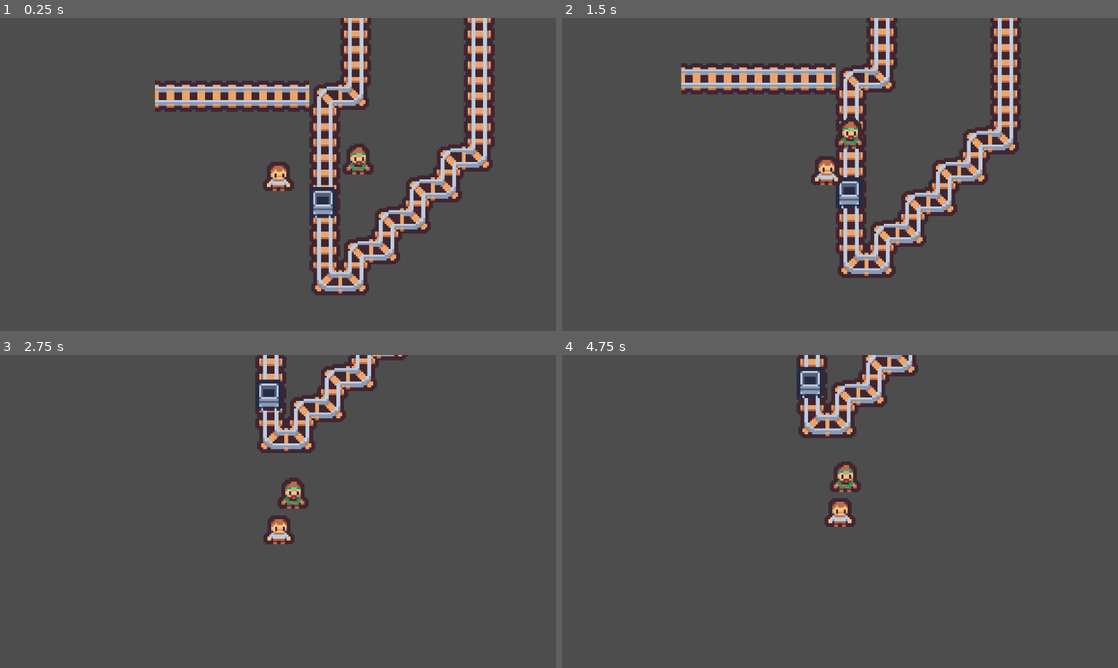
Above: before the commit, frames 1-4 (two rows, left to right).
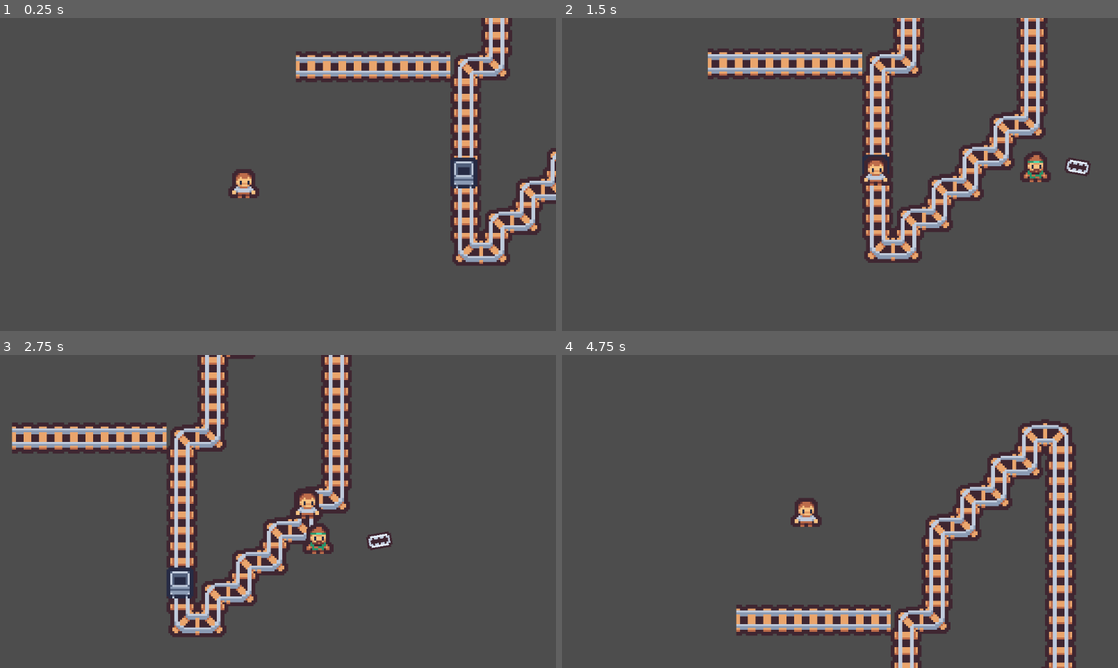
Above: after the commit, the same moments.

Repository: Simon-Hubert/BagneCart
Game: Godot game, scene res://scenes/main_scene.tscn
Two runs of this game, one before a commit and one after it. Both use one fixed random seed, a clock stepped at 60 frames per second and the inputs below.
Inputs:
- Up to frame 1 (0.25 s): no input
- Up to frame 2 (1.5 s): hold Right (Right) 0.53-1.28 s; tap E (Interact) at 0.6, 1.35 s; hold Down (Down) from 1.28 s (still down)
- Up to frame 3 (2.75 s): release Down (Down) at 2.03 s; hold Right (Right) from 2.03 s (still down); tap E (Interact) at 2.1 s
- Up to frame 4 (4.75 s): release Right (Right) at 2.78 s; hold Up (Up) 2.78-3.53 s; tap E (Interact) at 2.85, 3.6, 4.35 s; hold Left (Left) from 3.53 s (still down)

The runs differ from the first frame. In frame 1, 21% of the frame differs, in the area x 27-100%, y 0-89%; in frame 2, 19%; in frame 3, 18%; in frame 4, 17%.

Commit message:
[ADD] Import sprites and proto ennemy launches projectiles

Diff:
--- a/scenes/enemy.tscn
+++ b/scenes/enemy.tscn
@@ -50,6 +50,9 @@
 [sub_resource type="CircleShape2D" id="CircleShape2D_rsyu2"]
 radius = 14.0
 
+[sub_resource type="CircleShape2D" id="CircleShape2D_4ra3w"]
+radius = 80.0
+
 [node name="Node2D" type="CharacterBody2D"]
 script = ExtResource("1_614tr")
 enemies_type = Array[ExtResource("2_rsyu2")]([SubResource("Resource_n4lfa"), SubResource("Resource_rsyu2"), SubResource("Resource_batjq"), SubResource("Resource_hkdl5"), SubResource("Resource_bxvsj"), SubResource("Resource_40eh0"), SubResource("Resource_svqgc"), SubResource("Resource_gm5vn")])
@@ -67,6 +70,11 @@
 [node name="CollisionShape2D" type="CollisionShape2D" parent="AttackArea"]
 shape = SubResource("CircleShape2D_rsyu2")
 
+[node name="RangeAttackArea" type="Area2D" parent="."]
+
+[node name="CollisionShape2D" type="CollisionShape2D" parent="RangeAttackArea"]
+shape = SubResource("CircleShape2D_4ra3w")
+
 [node name="AttackTimer" type="Timer" parent="."]
 one_shot = true
 
@@ -74,4 +82,6 @@
 [connection signal="area_exited" from="AttackArea" to="." method="_on_attack_area_area_exited"]
 [connection signal="body_entered" from="AttackArea" to="." method="_on_attack_area_body_entered"]
 [connection signal="body_exited" from="AttackArea" to="." method="_on_attack_area_body_exited"]
+[connection signal="body_entered" from="RangeAttackArea" to="." method="_on_range_attack_area_body_entered"]
+[connection signal="body_exited" from="RangeAttackArea" to="." method="_on_range_attack_area_body_exited"]
 [connection signal="timeout" from="AttackTimer" to="." method="_reset_attack"]
--- /dev/null
+++ b/scenes/enemy_projectile.tscn
@@ -0,0 +1,27 @@
+[gd_scene load_steps=4 format=3 uid="uid://b5cyx65v4s8dx"]
+
+[ext_resource type="Script" uid="uid://doc243psvh6c0" path="res://scripts/ennemy_projectile.gd" id="1_e8ik0"]
+[ext_resource type="Texture2D" uid="uid://bsps8fndtvnd3" path="res://sprites/Projectile.png" id="1_lofwd"]
+
+[sub_resource type="RectangleShape2D" id="RectangleShape2D_e8ik0"]
+size = Vector2(8, 13)
+
+[node name="Node2D" type="RigidBody2D"]
+gravity_scale = 0.0
+angular_velocity = 34.906586
+angular_damp_mode = 1
+script = ExtResource("1_e8ik0")
+
+[node name="CollisionShape2D" type="CollisionShape2D" parent="."]
+shape = SubResource("RectangleShape2D_e8ik0")
+
+[node name="Sprite2D" type="Sprite2D" parent="."]
+texture = ExtResource("1_lofwd")
+
+[node name="LifeTimeTimer" type="Timer" parent="."]
+wait_time = 3.0
+one_shot = true
+autostart = true
+
+[connection signal="body_entered" from="." to="." method="_on_body_entered"]
+[connection signal="timeout" from="LifeTimeTimer" to="." method="_on_lifetime_ended"]
--- a/scenes/main_scene.tscn
+++ b/scenes/main_scene.tscn
@@ -24,7 +24,7 @@
 _friction = 2.0
 
 [node name="Player" parent="." instance=ExtResource("1_pw63i")]
-position = Vector2(1, 2)
+position = Vector2(-90, 21)
 motion_mode = 1
 _maxSpeed = 120.0
 
@@ -48,7 +48,7 @@
 [node name="DialogUI" parent="CanvasLayer" instance=ExtResource("10_6wevv")]
 
 [node name="Enemy" parent="." node_paths=PackedStringArray("player_ref", "cart_ref") instance=ExtResource("8_18nlu")]
-position = Vector2(43, -7)
+position = Vector2(131, 14)
 player_ref = NodePath("../Player")
 cart_ref = NodePath("../Cart")
 
--- a/scripts/Cart.gd
+++ b/scripts/Cart.gd
@@ -49,5 +49,5 @@
 ## To push the cart with a force
 ##
 ## @experimental not tested
-func push(force: Vector2) -> void:
-	_lin_speed += (force).normalized().dot(_rail_dir)
+func push(force: Vector2, strengh : float) -> void:
+	_lin_speed += (force).normalized().dot(_rail_dir) * strengh
--- a/scripts/Character/Enemy/enemy.gd
+++ b/scripts/Character/Enemy/enemy.gd
@@ -3,8 +3,12 @@
 const TILE_SIZE : int = 16
 const CART_AREA_NAME = "CartInteraction"
 
+const PROJECTILE_SCENE_PATH : String = "res://scenes/enemy_projectile.tscn"
+const PROJECTILE_SCENE : PackedScene = preload(PROJECTILE_SCENE_PATH)
+
 @onready var sprite = $Sprite2D
 @onready var attack_shape = $AttackArea/CollisionShape2D
+@onready var range_attack_shape = $RangeAttackArea/CollisionShape2D
 @onready var attack_timer = $AttackTimer
 
 @export_category("References")
@@ -13,6 +17,9 @@
 
 @export_category("Enemies types")
 @export var enemies_type : Array[enemy_data]
+
+@export_category("Parameter")
+@export var enemy_cart_push : float = 500
 
 var speed : float = 500
 var max_accel : float = 750
@@ -33,7 +40,8 @@
 	speed = data.speed
 	max_accel = data.max_accel
 	is_shooting = data.is_shooting
-	attack_shape.shape.radius = data.attack_ange
+	attack_shape.shape.radius = data.attack_close_range
+	range_attack_shape.shape.radius = data.attack_far_range
 	attack_timer.wait_time = data.attack_cooldown_timer
 
 func _process(_delta: float) -> void:
@@ -46,16 +54,32 @@
 	var dir_to_cart: Vector2 = (cart_ref.position - position).normalized()
 	direction = dir_to_player if distance_to_player < distance_to_cart else dir_to_cart
 
-	#Check if can hit, and to who
+	print(is_cart_in_range)
 	if can_attack:
+		if is_cart_in_range:
+			cart_ref.push(dir_to_cart, enemy_cart_push)
+			is_player_in_range = false
+			attack_timer.start()
+			can_attack = false
+			return
+
 		if is_player_in_range:
+			if is_shooting:
+				#range attack (spawn new projectile)
+				var newProjectile := PROJECTILE_SCENE.instantiate() as ennemy_projectile
+				get_tree().root.add_child(newProjectile)
+				newProjectile.position = global_position
+				newProjectile.projectile_owner = self
+				newProjectile.linear_velocity = dir_to_player
+
+				can_attack = false
+				return
+
+			#close attack
 			player_ref.hit(dir_to_player)
 			attack_timer.start()
 			can_attack = false
-		elif is_cart_in_range:
-			cart_ref.push(dir_to_cart * 10)
-			attack_timer.start()
-			can_attack = false
+
 
 func _physics_process(delta: float) -> void:
 	var targetVelocity = direction * speed
@@ -64,28 +88,33 @@
 	velocity.y = move_toward(velocity.y, targetVelocity.y, maxSpeedChange)
 	move_and_slide()
 
-func _on_attack_area_body_entered(body: Node2D) -> void:
-	if body is Player:
-		is_player_in_range = true
-
-	if body is Cart:
-		print("detect cart")
-		is_cart_in_range = true
-
-func _on_attack_area_body_exited(body: Node2D) -> void:
-	if body is Player:
-		is_player_in_range = false
-
+#Reset attack when timer ends
 func _reset_attack() -> void:
 	can_attack = true
 
+##Check if player is in range for close attack
+func _on_attack_area_body_entered(body: Node2D) -> void:
+	if body is Player && !is_shooting:
+		is_player_in_range = true
+##Check if player is NOT in range for close attack
+func _on_attack_area_body_exited(body: Node2D) -> void:
+	if body is Player && !is_shooting:
+		is_player_in_range = false
 
+##Check if cart is in range to be pushed
 func _on_attack_area_area_entered(area: Area2D) -> void:
 	if area.name == CART_AREA_NAME:
-		print("detect cart")
 		is_cart_in_range = true
-
+##Check if cart is NOT in range to be pushed
 func _on_attack_area_area_exited(area: Area2D) -> void:
 	if area.name == CART_AREA_NAME:
-		print("detect cart")
 		is_cart_in_range = false
+
+##Check if player is in range for range attack
+func _on_range_attack_area_body_entered(body: Node2D) -> void:
+	if body is Player && is_shooting:
+		is_player_in_range = true
+##Check if player is NOT in range for range attack
+func _on_range_attack_area_body_exited(body: Node2D) -> void:
+	if body is Player && is_shooting:
+		is_player_in_range = false
--- a/scripts/Character/Enemy/enemy_data.gd
+++ b/scripts/Character/Enemy/enemy_data.gd
@@ -3,6 +3,7 @@
 @export var tilemap_offset : Vector2
 @export var speed : float = 10.0
 @export var max_accel : float = 20.0
-@export var is_shooting : bool = false
-@export var attack_ange : float = 14.0
+@export var is_shooting : bool = true #false
+@export var attack_close_range : float = 14.0 #For hand-to-hand range
+@export var attack_far_range : float = 100 #For projectile range
 @export var attack_cooldown_timer : float = 1.0
--- a/scripts/Quest/dialog_UI.gd
+++ b/scripts/Quest/dialog_UI.gd
@@ -15,7 +15,7 @@
 		return
 	Instance = self
 
-##Display inforamtion and show animation
+##Display inforamtion and start animation
 func display_dialog(character_name : String, dialog : String):
 	character_text_label.text = character_name
 	dialog_text_label.text = dialog
--- /dev/null
+++ b/scripts/ennemy_projectile.gd
@@ -0,0 +1,17 @@
+class_name ennemy_projectile extends RigidBody2D
+
+var projectile_owner : Node
+
+##Destroy projectile when time ends
+func _on_lifetime_ended() -> void:
+	queue_free()
+
+##Destroy on collision (and give damage to player)
+func _on_body_entered(body: Node) -> void:
+	if body is Player:
+		body.hit(linear_velocity.normalized())
+
+	#Check if not colliding with the enemy who launches it
+	#for exemple, when it spawns
+	if body != projectile_owner:
+		queue_free()
Not shown: 1 places in scenes/enemy.tscn that only renumber resources
Not shown, added: scripts/ennemy_projectile.gd.uid
Binary file added: sprites/Characters/CRS1.png
Not shown, added: sprites/Characters/CRS1.png.import
Binary file added: sprites/Characters/Policier1.png
Not shown, added: sprites/Characters/Policier1.png.import
Binary file added: sprites/Characters/Prisonnier1.png
Not shown, added: sprites/Characters/Prisonnier1.png.import
Binary file added: sprites/Characters/Prisonnier2.png
Not shown, added: sprites/Characters/Prisonnier2.png.import
Binary file added: sprites/Characters/Prisonnier3.png
Not shown, added: sprites/Characters/Prisonnier3.png.import
(and 6 more such lines)
